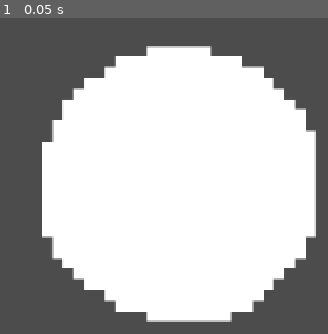
Above: before the commit, frame 1.
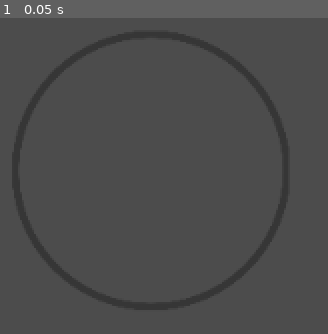
Above: after the commit, the same moment.

Repository: zrock-dev/la_fosa
Game: Godot game, scene res://src/button/joystick.tscn
Same seed, same stepped clock (60 frames per second), same inputs: the game is played once before the commit and once after it. Before the commit the project starts from res://assets/dog/joystick.tscn.
Inputs:
- Up to frame 1 (0.05 s): no input

The runs differ from the first frame. In frame 1, 59% of the frame differs, in the area x 12-97%, y 8-97%.

Commit message:
joystick assets

Diff:
--- a/project.godot
+++ b/project.godot
@@ -11,8 +11,12 @@
 [application]
 
 config/name="La Fosa"
-run/main_scene="res://assets/dog/joystick.tscn"
+run/main_scene="res://src/button/joystick.tscn"
 config/icon="res://icon.png"
+
+[global]
+
+window=false
 
 [input_devices]
 
--- a/assets/dog/joystick.tscn
+++ b/src/button/joystick.tscn
@@ -1,6 +1,6 @@
 [gd_scene load_steps=4 format=2]
 
-[ext_resource path="res://assets/button/circle2.png" type="Texture" id=1]
+[ext_resource path="res://assets/button/big-joystick.png" type="Texture" id=1]
 
 [sub_resource type="GDScript" id=1]
 script/source = "extends CanvasLayer
@@ -21,7 +21,7 @@
 script = SubResource( 1 )
 
 [node name="TouchScreenButton" type="TouchScreenButton" parent="."]
-position = Vector2( 40, 402 )
+position = Vector2( 21, 393 )
 scale = Vector2( 0.198653, 0.2 )
 z_index = 1
 normal = ExtResource( 1 )
Binary file added: assets/button/big-joystick.png
Binary file added: assets/button/joystick.png
